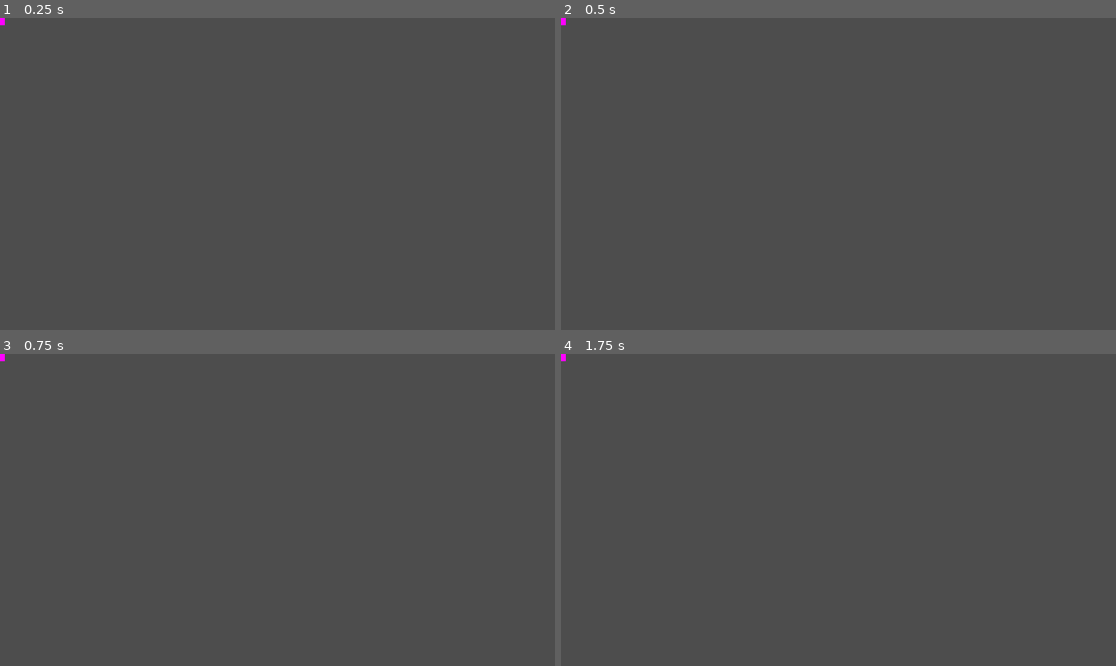
Above: before the commit, frames 1-4 (two rows, left to right).
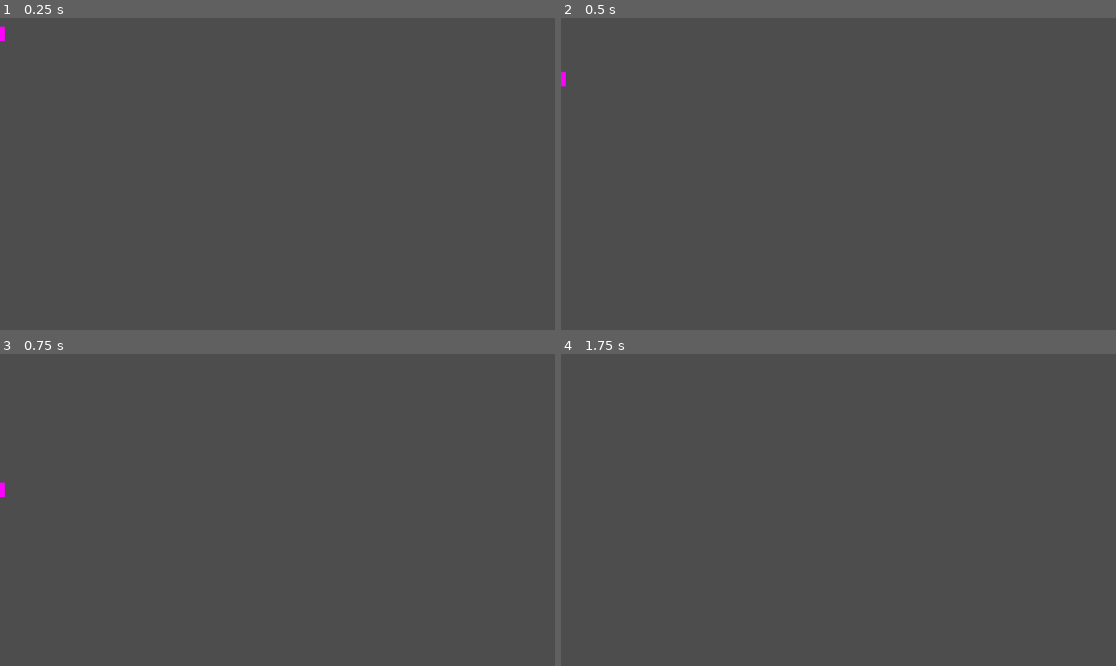
Above: after the commit, the same moments.

Repository: SupakornPholsiri/Decorate_christmas_tree
Game: Godot game, scene res://Player/player.tscn
Same seed, same stepped clock (60 frames per second), same inputs: the game is played once before the commit and once after it.
Inputs:
- Up to frame 1 (0.25 s): no input
- Up to frame 2 (0.5 s): no input
- Up to frame 3 (0.75 s): tap Enter at 0.5 s
- Up to frame 4 (1.75 s): tap Space at 1.25 s

The runs differ from the first frame. In frame 1, less than 0.1% of the frame differs, in the area x 0-1%, y 0-8%; in frame 2, less than 0.1%; in frame 3, less than 0.1%; in frame 4, less than 0.1%.

Commit message:
Re-add gravity to player

Diff:
--- a/Player/player.gd
+++ b/Player/player.gd
@@ -27,6 +27,11 @@
 	player_move_down = "P%s_move_down" % which_player
 
 func _physics_process(delta):
+
+	# Add the gravity.
+	if not is_on_floor():
+		velocity.y += gravity * delta
+
 	# Get the input direction and handle the movement/deceleration.
 	# As good practice, you should replace UI actions with custom gameplay actions.
 	var direction = Input.get_axis(player_move_left, player_move_right)
